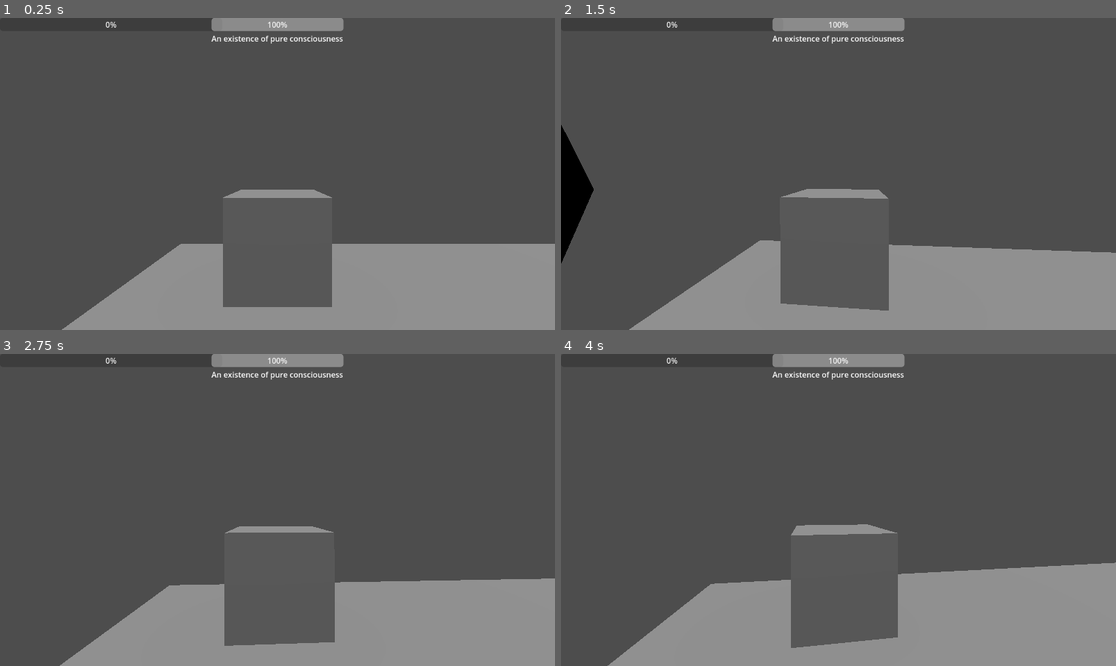
Above: before the commit, frames 1-4 (two rows, left to right).
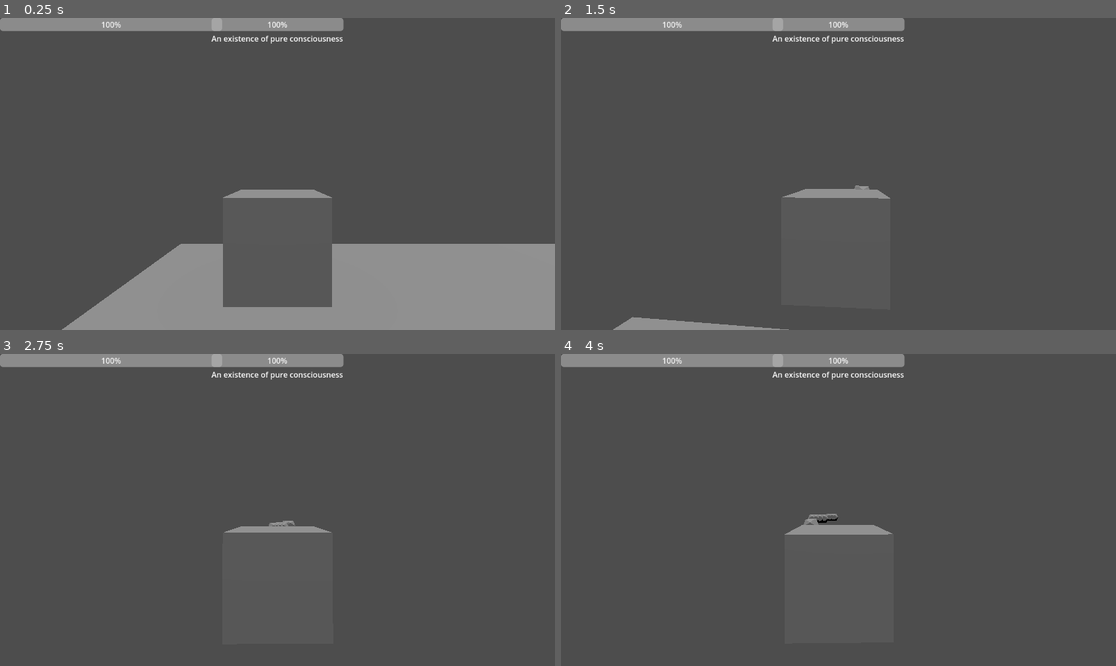
Above: after the commit, the same moments.

Repository: RavenRandomz/cube-extentialis-bossfight
Game: Godot game, scene res://testworld.tscn
Same seed, same stepped clock (60 frames per second), same inputs: the game is played once before the commit and once after it.
Inputs (mouse positions are in pixels of both pictures, inside the frame that each line leads up to):
- Up to frame 1 (0.25 s): no input
- Up to frame 2 (1.5 s): tap Enter at 0.5 s; move the mouse to (866, 174) at 0.52 s; hold W (player_forward) from 0.53 s (still down); tap Space (player_jump) at 0.6, 0.77, 1.07 s; click (866, 174) at 0.67 s; move the mouse to (810, 174) at 1.27 s; click (810, 174) at 1.35 s
- Up to frame 3 (2.75 s): keep holding W (player_forward); tap Space (player_jump) at 1.52, 1.55, 1.82, 2.3 s; move the mouse to (288, 503) at 2.02 s; hold Shift from 2.03 s (still down)
- Up to frame 4 (4 s): keep holding W (player_forward); move the mouse to (832, 516) at 2.77 s; release Shift at 2.78 s; tap Alt at 2.85 s; click (832, 516) at 2.92 s; tap Space (player_jump) at 3.02, 3.05, 3.32, 3.77, 3.8 s; move the mouse to (877, 513) at 3.52 s; tap Ctrl at 3.6 s

The runs differ from the first frame. In frame 1, 1.7% of the frame differs, in the area x 0-41%, y 0-5%; in frame 2, 19%; in frame 3, 19%; in frame 4, 22%, in the area x 0-100%, y 0-100%.
Error before the commit: Parse Error: Could not find type "PlayerBodyHandler" in the current scope. (res://scripts/player.gd:15)

Commit message:
Move movement logic from Player to PlayerMovementHandler

Diff:
--- a/scripts/player.gd
+++ b/scripts/player.gd
@@ -12,12 +12,12 @@
 @export var max_health: float = 1000
 @export var bullet_source: BasicBulletSource
 
-var player_body_handler:PlayerBodyHandler
+var player_movement_handler = PlayerMovementHandler.new(self)
 
 var basic_bullet = preload("res://projectile/basic_bullet.tscn")
 
-const SPEED = 5.0
-const JUMP_VELOCITY = 10
+@export var speed:float = 5.0
+@export var jump_speed:float = 10.0
 
 # Get the gravity from the project settings to be synced with RigidBody nodes.
 var gravity = ProjectSettings.get_setting("physics/3d/default_gravity")
@@ -66,26 +66,16 @@
 func _handle_input_logic(translational_input, delta):
 	_handle_jump_logic(delta)
 	if not is_stunned():
-		_handle_translational_motion_logic(translational_input, delta)
+		var direction_basis = (camera.transform.basis * Vector3(translational_input.x, 0, translational_input.y)).normalized()
+		player_movement_handler.controlled_translational_motion(direction_basis, delta)
 		_handle_bullet_firing(delta)
 
 func _handle_bullet_firing(delta):
 	if Input.is_action_pressed("player_fire_bullet"):
 		bullet_source.fire()
 
-func _handle_translational_motion_logic(translational_input, delta):
-	var direction_basis = (camera.transform.basis * Vector3(translational_input.x, 0, translational_input.y)).normalized()
-	if direction_basis:
-		velocity.x = direction_basis.x * SPEED
-		velocity.z = direction_basis.z * SPEED
-	else:
-		velocity.x = move_toward(velocity.x, 0, SPEED)
-		velocity.z = move_toward(velocity.z, 0, SPEED)
 
 func _handle_jump_logic(delta):
-	if not is_on_floor():
-		velocity.y -= gravity * delta
-
 	# Handle Jump.
 	if Input.is_action_just_pressed("player_jump") and is_on_floor():
-		velocity.y = JUMP_VELOCITY
+		velocity.y = jump_speed
